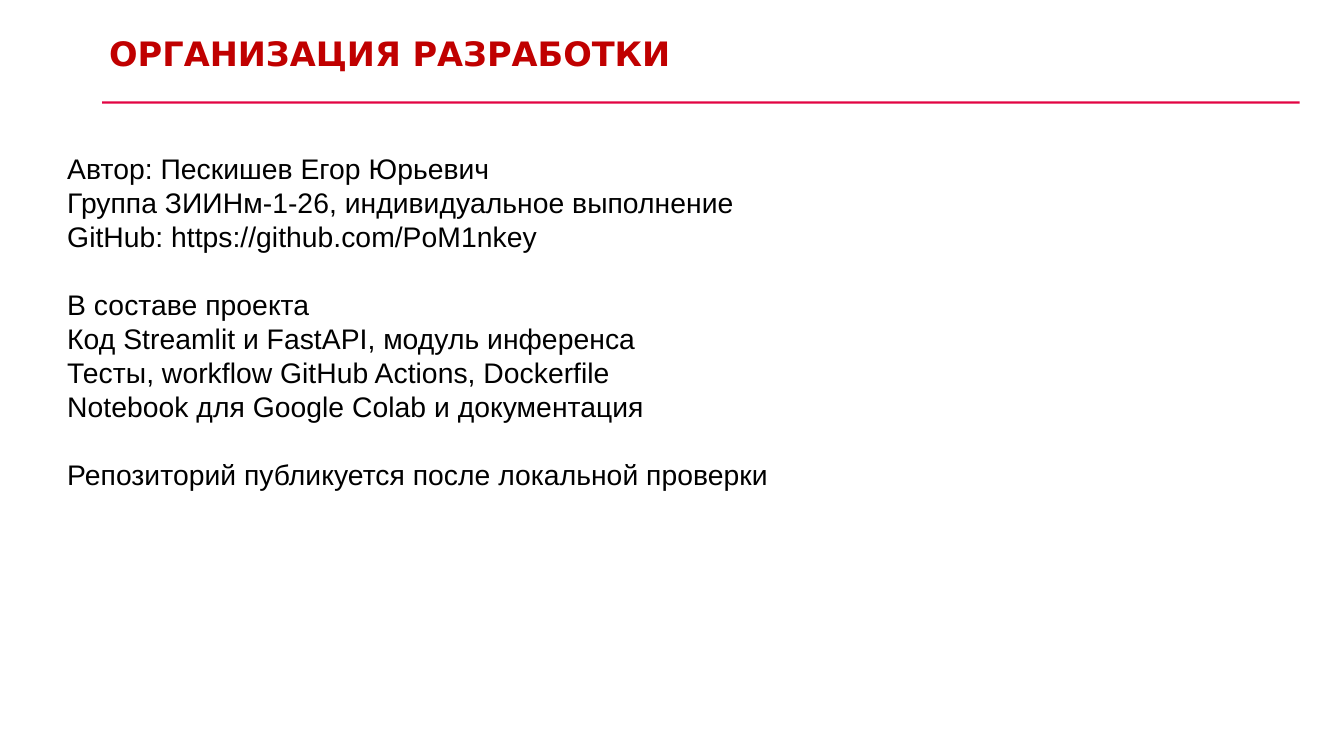
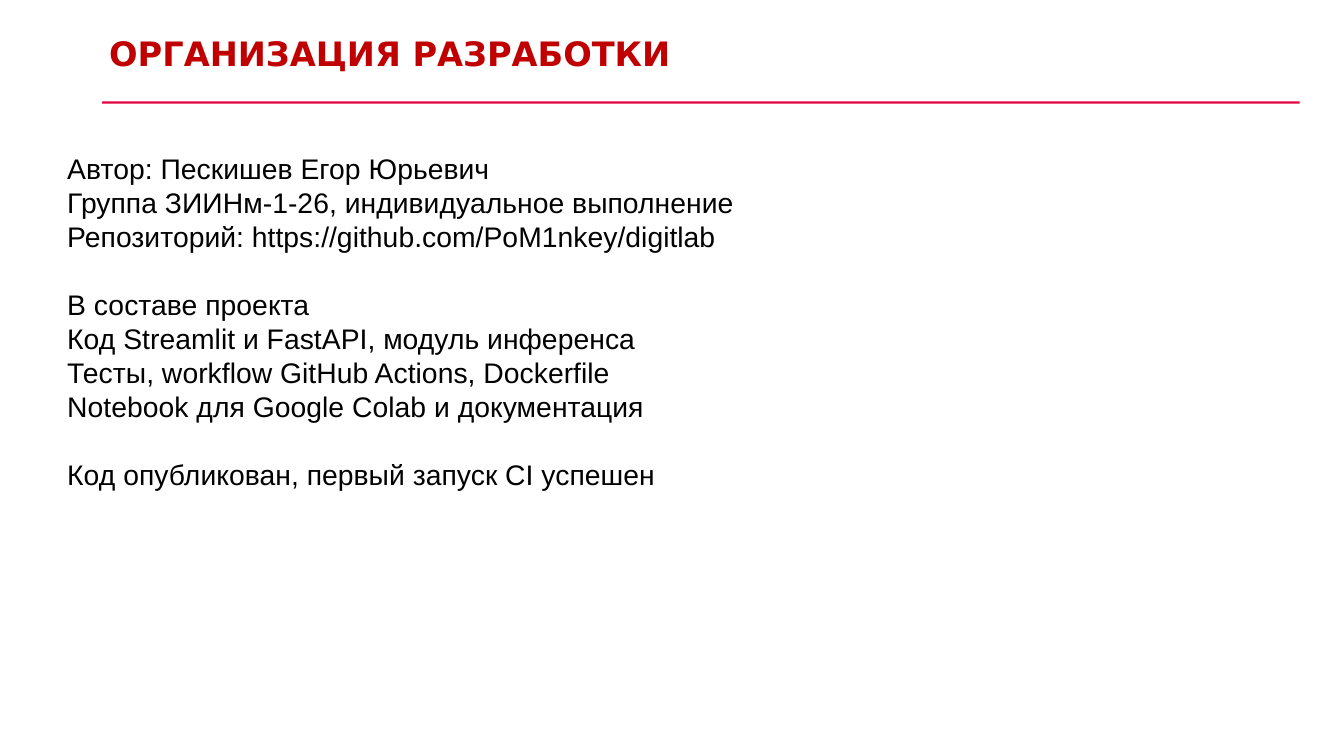
Before and after one commit to PoM1nkey/digitlab, a slide deck: slide 6 of deliverables/DigitLab-presentation.pptx. Drawn at 1344x756 pixels with LibreOffice and Linux fonts; fonts in the diff are those of the drawing. Boxes give left, top, right and bottom in pixels: in the first picture for what was removed or moved away, otherwise in the second. Text is boxed around its words. In the diff, an @@ line names an element or a change of style, - is before the commit and + after.

```diff
--- a/deliverables/DigitLab-presentation.pptx
+++ b/deliverables/DigitLab-presentation.pptx
@@ text at (x1=67, y1=226, x2=715, y2=253): text changed @@
-GitHub: https://github.com/PoM1nkey
+Репозиторий: https://github.com/PoM1nkey/digitlab
@@ text at (x1=67, y1=464, x2=654, y2=491): text changed @@
-Репозиторий публикуется после локальной проверки
+Код опубликован, первый запуск CI успешен
```
Also in this commit, not shown: 1 slide added, 1 slide removed, 1 other file.
